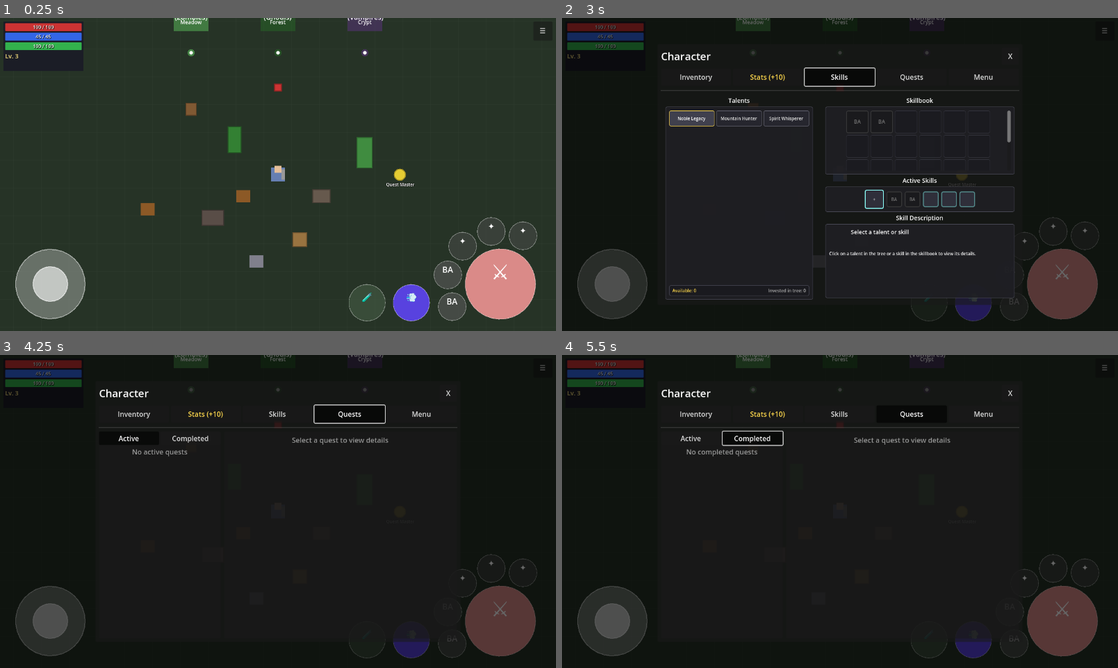
Above: before the commit, frames 1-4 (two rows, left to right).
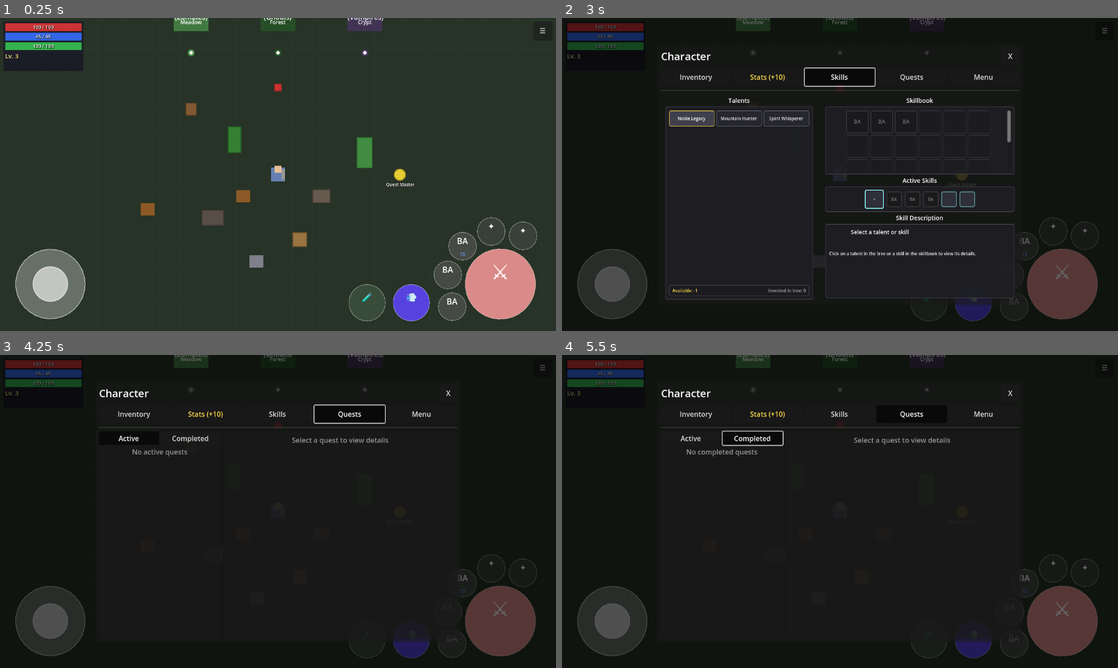
Above: after the commit, the same moments.

Repository: MatousHruska/MobileTestia
Game: Godot game, scene res://scenes/world/test_zone.tscn
Same seed, same stepped clock (60 frames per second), same inputs: the game is played once before the commit and once after it.
Inputs:
- Up to frame 1 (0.25 s): no input
- Up to frame 2 (3 s): click "☰" at 0.5 s; click "Inventory" at 1.25 s; click "Stats (+10)" at 2 s; click "Skills" at 2.75 s
- Up to frame 3 (4.25 s): click "Quests" at 3.5 s
- Up to frame 4 (5.5 s): click "Active" at 4.25 s; click "Completed" at 5 s

The runs differ from the first frame. In frame 1, less than 0.1% of the frame differs, in the area x 82-85%, y 70-76%; in frame 2, 0.2%, in the area x 23-85%, y 32-88%; in frame 3, less than 0.1%; in frame 4, less than 0.1%.

Commit message:
Add Basic Fireball magic projectile system
- Create MagicProjectile class with pass-through, explosion, and debuff support
- Add ExplosionEffect visual for AOE explosions
- Add status_burning effect to status_effects.json
- Add tal_basic_fireball talent with cast_time, explosion_radius, projectile_speed
- Update TalentData with MAGIC_PROJECTILE enum and new fields
- Update VBA SkillDatabase with columns 35-38 for magic projectile fields
- Add magic_projectile to SharedValidation effect_type dropdown
- Implement cast-time mechanic in CombatHUD with direction change during cast

Diff:
--- a/databases/exports/status_effects.json
+++ b/databases/exports/status_effects.json
@@ -12,6 +12,19 @@
       "stackable": false,
       "max_stacks": 1,
       "show_in_hud": true
+    },
+    {
+      "id": "status_burning",
+      "name": "Burning",
+      "type": "debuff_dot",
+      "stat_affected": "health",
+      "value": -5,
+      "duration": 3,
+      "tick_interval": 0.5,
+      "visual_effect": "fire_particles",
+      "stackable": false,
+      "max_stacks": 1,
+      "show_in_hud": true
     }
   ]
 }
--- a/databases/exports/talents.json
+++ b/databases/exports/talents.json
@@ -34,7 +34,11 @@
       "required_weapon_category": "melee",
       "min_charge_time": 0,
       "weak_shot_damage_percent": 0,
-      "weak_shot_range_percent": 0
+      "weak_shot_range_percent": 0,
+      "cast_time": 0,
+      "explosion_radius": 0,
+      "contact_status_effect": "",
+      "projectile_speed": 0
     },
     {
       "id": "tal_basic_shot",
@@ -70,7 +74,51 @@
       "required_weapon_category": "ranged",
       "min_charge_time": 0.5,
       "weak_shot_damage_percent": 30,
-      "weak_shot_range_percent": 30
+      "weak_shot_range_percent": 30,
+      "cast_time": 0,
+      "explosion_radius": 0,
+      "contact_status_effect": "",
+      "projectile_speed": 400
+    },
+    {
+      "id": "tal_basic_fireball",
+      "name": "Basic Fireball",
+      "tree": "",
+      "row": 1,
+      "column": 3,
+      "max_points": 1,
+      "type": "active",
+      "skill_category": "magic",
+      "auto_learn": true,
+      "weapon_damage_percent": 0,
+      "flat_damage_bonus": 0,
+      "damage_type": "fire",
+      "lunge_force": 0,
+      "recovery_time": 0.2,
+      "hit_range": 300,
+      "hit_arc": 0,
+      "prerequisite_ids": "",
+      "mana_cost": 15,
+      "stamina_cost": 0,
+      "cooldown": 0,
+      "base_damage": 25,
+      "damage_per_rank": 5,
+      "effect_type": "magic_projectile",
+      "effect_value": 0,
+      "effect_per_point": 0,
+      "duration": 0,
+      "stat_bonuses": "",
+      "description": "Launch a fireball that explodes at target location. Enemies it passes through are set ablaze.",
+      "rank_descriptions": "Deals 25 fire damage on explosion. Applies Burning to enemies in flight path.",
+      "icon_name": "tal_basic_fireball",
+      "required_weapon_category": "magic",
+      "min_charge_time": 0,
+      "weak_shot_damage_percent": 0,
+      "weak_shot_range_percent": 0,
+      "cast_time": 0.2,
+      "explosion_radius": 60,
+      "contact_status_effect": "status_burning",
+      "projectile_speed": 350
     }
   ]
 }
--- /dev/null
+++ b/scripts/combat/explosion_effect.gd
@@ -0,0 +1,68 @@
+extends Node2D
+class_name ExplosionEffect
+## ExplosionEffect - Visual effect for explosions (expanding ring that fades)
+
+#===============================================================================
+# CONFIGURATION
+#===============================================================================
+
+@export var radius: float = 60.0
+@export var color: Color = Color(1.0, 0.3, 0.0, 1.0)
+@export var duration: float = 0.3
+@export var ring_width: float = 8.0
+
+#===============================================================================
+# STATE
+#===============================================================================
+
+var elapsed_time: float = 0.0
+var current_radius: float = 0.0
+var current_alpha: float = 1.0
+
+
+func _ready() -> void:
+	# Start animation
+	var tween := create_tween()
+	tween.set_parallel(true)
+
+	# Expand radius
+	tween.tween_property(self, "current_radius", radius, duration).set_ease(Tween.EASE_OUT).set_trans(Tween.TRANS_EXPO)
+
+	# Fade out
+	tween.tween_property(self, "current_alpha", 0.0, duration).set_ease(Tween.EASE_IN).set_trans(Tween.TRANS_QUAD)
+
+	# Cleanup
+	tween.chain().tween_callback(queue_free)
+
+
+func _process(_delta: float) -> void:
+	queue_redraw()
+
+
+func _draw() -> void:
+	if current_radius <= 0:
+		return
+
+	var draw_color := color
+	draw_color.a *= current_alpha
+
+	# Draw expanding ring
+	var inner_radius := maxf(0, current_radius - ring_width)
+
+	# Draw filled circle for inner glow
+	var glow_color := draw_color
+	glow_color.a *= 0.3
+	draw_circle(Vector2.ZERO, inner_radius, glow_color)
+
+	# Draw outer ring
+	draw_arc(Vector2.ZERO, current_radius, 0, TAU, 32, draw_color, ring_width)
+
+	# Draw some "sparks" or particles
+	var spark_count := 8
+	for i in range(spark_count):
+		var angle := (TAU / spark_count) * i + elapsed_time * 2
+		var spark_dist := current_radius * 0.8
+		var spark_pos := Vector2(cos(angle), sin(angle)) * spark_dist
+		var spark_color := Color.YELLOW
+		spark_color.a = current_alpha * 0.8
+		draw_circle(spark_pos, 3.0, spark_color)
--- /dev/null
+++ b/scripts/combat/magic_projectile.gd
@@ -0,0 +1,315 @@
+extends Area2D
+class_name MagicProjectile
+## MagicProjectile - A magic projectile that passes through enemies and explodes at destination
+## Used for spells like fireball that apply debuffs on contact and deal AOE damage on explosion
+
+signal hit_target(target: Node2D, projectile: MagicProjectile)
+signal exploded(position: Vector2, projectile: MagicProjectile)
+
+#===============================================================================
+# CONFIGURATION
+#===============================================================================
+
+## Movement
+@export var base_speed: float = 350.0   ## Base travel speed in pixels/sec
+@export var max_range: float = 300.0    ## Exact travel distance before explosion
+
+## Explosion
+@export var explosion_radius: float = 60.0   ## AOE radius on explosion
+@export var explosion_damage: float = 0.0    ## Damage dealt by explosion
+@export var explodes_on_wall: bool = true    ## Explode immediately on wall hit
+
+## Pass-through debuff
+@export var pass_through_enemies: bool = true     ## Pass through enemies instead of stopping
+@export var contact_status_effect: String = ""    ## Status effect to apply on contact (e.g., "status_burning")
+@export var contact_damage: float = 0.0           ## Damage on contact (optional, 0 = none)
+
+## Visual
+@export var projectile_color: Color = Color(1.0, 0.5, 0.1, 1.0)  ## Fireball orange
+@export var explosion_color: Color = Color(1.0, 0.3, 0.0, 1.0)   ## Explosion red-orange
+
+## Damage info (set by spawner)
+var damage_type: String = "fire"
+var source: Node2D = null
+
+#===============================================================================
+# STATE
+#===============================================================================
+
+## Flight state
+var direction: Vector2 = Vector2.RIGHT
+var start_position: Vector2 = Vector2.ZERO
+var travel_distance: float = 0.0
+var current_speed: float = 0.0
+var is_flying: bool = false
+
+## Contact tracking (for pass-through)
+var contacted_targets: Array[Node2D] = []
+
+## Visual components
+var sprite: Sprite2D = null
+var collision_shape: CollisionShape2D = null
+var glow_effect: PointLight2D = null
+
+
+func _ready() -> void:
+	_setup_visuals()
+	_setup_collision()
+
+	body_entered.connect(_on_body_entered)
+	area_entered.connect(_on_area_entered)
+
+
+func _setup_visuals() -> void:
+	## Create fireball sprite placeholder
+	sprite = Sprite2D.new()
+	sprite.name = "Sprite"
+
+	# Create a circular fireball texture
+	var size := 16
+	var fireball_image := Image.create(size, size, false, Image.FORMAT_RGBA8)
+	fireball_image.fill(Color.TRANSPARENT)
+
+	var center := Vector2(size / 2.0, size / 2.0)
+	for x in range(size):
+		for y in range(size):
+			var pos := Vector2(x, y)
+			var dist := pos.distance_to(center)
+			var radius := size / 2.0 - 1
+
+			if dist < radius:
+				# Gradient from center (bright) to edge (darker)
+				var t := dist / radius
+				var color := projectile_color.lerp(Color(1.0, 0.2, 0.0, 0.8), t)
+				# Add some brightness in center
+				if dist < radius * 0.4:
+					color = color.lightened(0.3)
+				fireball_image.set_pixel(x, y, color)
+
+	var texture := ImageTexture.create_from_image(fireball_image)
+	sprite.texture = texture
+	add_child(sprite)
+
+	# Optional: Add glow effect
+	glow_effect = PointLight2D.new()
+	glow_effect.name = "Glow"
+	glow_effect.color = projectile_color
+	glow_effect.energy = 0.5
+	glow_effect.texture_scale = 0.3
+	# Use a simple white texture for glow
+	var glow_image := Image.create(32, 32, false, Image.FORMAT_RGBA8)
+	for x in range(32):
+		for y in range(32):
+			var pos := Vector2(x, y)
+			var dist := pos.distance_to(Vector2(16, 16))
+			var alpha := maxf(0, 1.0 - dist / 16.0)
+			glow_image.set_pixel(x, y, Color(1, 1, 1, alpha))
+	glow_effect.texture = ImageTexture.create_from_image(glow_image)
+	add_child(glow_effect)
+
+
+func _setup_collision() -> void:
+	collision_shape = CollisionShape2D.new()
+	collision_shape.name = "CollisionShape"
+
+	var circle := CircleShape2D.new()
+	circle.radius = 8.0
+	collision_shape.shape = circle
+	add_child(collision_shape)
+
+	collision_layer = 0
+	collision_mask = 0b00000110  # Enemies (layer 2) and obstacles (layer 3)
+
+
+func _physics_process(delta: float) -> void:
+	if not is_flying:
+		return
+
+	# Move projectile (straight line, no arc)
+	var movement := direction * current_speed * delta
+	travel_distance += movement.length()
+	global_position += movement
+
+	# Check if reached max range
+	if travel_distance >= max_range:
+		_explode()
+
+
+#===============================================================================
+# PUBLIC API
+#===============================================================================
+
+func launch(from: Vector2, dir: Vector2, speed_multiplier: float = 1.0) -> void:
+	start_position = from
+	global_position = from
+	direction = dir.normalized()
+	current_speed = base_speed * speed_multiplier
+	travel_distance = 0.0
+	is_flying = true
+
+	Debug.log("Combat", "Magic projectile launched", {
+		"from": from,
+		"direction": direction,
+		"speed": current_speed,
+		"max_range": max_range
+	})
+
+
+func set_explosion_damage(dmg: float) -> void:
+	explosion_damage = dmg
+
+
+func set_contact_effect(status_id: String, dmg: float = 0.0) -> void:
+	contact_status_effect = status_id
+	contact_damage = dmg
+
+
+#===============================================================================
+# COLLISION HANDLING
+#===============================================================================
+
+func _on_body_entered(body: Node2D) -> void:
+	_handle_collision(body)
+
+
+func _on_area_entered(area: Area2D) -> void:
+	var parent := area.get_parent()
+	if parent is Node2D:
+		_handle_collision(parent)
+
+
+func _handle_collision(target: Node2D) -> void:
+	if not is_flying:
+		return
+
+	# Skip already contacted targets
+	if target in contacted_targets:
+		return
+
+	var is_enemy := target.is_in_group("enemies")
+	var is_obstacle := target.is_in_group("obstacles") or target.is_in_group("walls")
+
+	if is_enemy:
+		_contact_enemy(target)
+	elif is_obstacle and explodes_on_wall:
+		_explode()
+
+
+func _contact_enemy(enemy: Node2D) -> void:
+	## Pass through enemy, apply debuff
+	contacted_targets.append(enemy)
+
+	# Apply contact damage if any
+	if contact_damage > 0 and enemy.has_method("take_damage"):
+		enemy.take_damage(contact_damage, source)
+
+	# Apply status effect
+	if not contact_status_effect.is_empty() and enemy.has_method("apply_status_effect"):
+		enemy.apply_status_effect(contact_status_effect, source)
+		Debug.log("Combat", "Applied %s to %s" % [contact_status_effect, enemy.name])
+
+	hit_target.emit(enemy, self)
+
+	# Spawn small hit effect
+	_spawn_contact_effect(enemy.global_position)
+
+	# Continue flying (pass-through)
+
+
+func _explode() -> void:
+	## Explode at current position, dealing AOE damage
+	if not is_flying:
+		return
+
+	is_flying = false
+
+	Debug.log("Combat", "Magic projectile exploded", {
+		"position": global_position,
+		"radius": explosion_radius,
+		"damage": explosion_damage
+	})
+
+	# Deal AOE damage to all enemies in radius
+	_apply_explosion_damage()
+
+	# Spawn explosion visual
+	_spawn_explosion_effect()
+
+	exploded.emit(global_position, self)
+
+	# Destroy projectile
+	_destroy()
+
+
+func _apply_explosion_damage() -> void:
+	## Find all enemies in explosion radius and damage them
+	if explosion_damage <= 0:
+		return
+
+	# Get all bodies in explosion radius using a physics query
+	var space_state := get_world_2d().direct_space_state
+	var query := PhysicsShapeQueryParameters2D.new()
+	var circle := CircleShape2D.new()
+	circle.radius = explosion_radius
+	query.shape = circle
+	query.transform = Transform2D(0, global_position)
+	query.collision_mask = 0b00000010  # Enemies only
+
+	var results := space_state.intersect_shape(query, 32)
+
+	for result in results:
+		var collider = result.get("collider")
+		if collider and collider.is_in_group("enemies"):
+			if collider.has_method("take_damage"):
+				# Calculate damage falloff based on distance (optional)
+				var dist := global_position.distance_to(collider.global_position)
+				var falloff := 1.0 - (dist / explosion_radius) * 0.3  # 30% falloff at edge
+				var final_dmg := explosion_damage * falloff
+
+				collider.take_damage(final_dmg, source)
+				Debug.log("Combat", "Explosion hit %s for %.0f damage" % [collider.name, final_dmg])
+
+
+func _spawn_contact_effect(pos: Vector2) -> void:
+	## Small effect when passing through enemy
+	if get_parent():
+		HitboxVisual.spawn_hit_effect(get_parent(), pos, damage_type)
+
+
+func _spawn_explosion_effect() -> void:
+	## Spawn explosion visual at current position
+	if not get_parent():
+		return
+
+	# Create explosion visual
+	var explosion := ExplosionEffect.new()
+	explosion.radius = explosion_radius
+	explosion.color = explosion_color
+	explosion.global_position = global_position
+	get_parent().add_child(explosion)
+
+
+func _destroy() -> void:
+	is_flying = false
+
+	var tween := create_tween()
+	tween.tween_property(self, "modulate:a", 0.0, 0.1)
+	tween.tween_callback(queue_free)
+
+
+#===============================================================================
+# FACTORY
+#===============================================================================
+
+static func create_fireball() -> MagicProjectile:
+	var fireball := MagicProjectile.new()
+	fireball.name = "Fireball"
+	fireball.base_speed = 350.0
+	fireball.max_range = 300.0
+	fireball.explosion_radius = 60.0
+	fireball.pass_through_enemies = true
+	fireball.explodes_on_wall = true
+	fireball.projectile_color = Color(1.0, 0.5, 0.1, 1.0)
+	fireball.explosion_color = Color(1.0, 0.3, 0.0, 1.0)
+	fireball.damage_type = "fire"
+	return fireball
--- a/scripts/data/talent_data.gd
+++ b/scripts/data/talent_data.gd
@@ -10,7 +10,7 @@
 enum TalentType { PASSIVE, ACTIVE }
 
 ## Effect type for active talents
-enum EffectType { NONE, DAMAGE, HEAL, BUFF, DEBUFF, PROJECTILE, SUMMON, TELEPORT, AOE }
+enum EffectType { NONE, DAMAGE, HEAL, BUFF, DEBUFF, PROJECTILE, MAGIC_PROJECTILE, SUMMON, TELEPORT, AOE }
 
 #===============================================================================
 # IDENTIFICATION
@@ -82,6 +82,12 @@
 @export var min_charge_time: float = 0.5           # Min seconds to charge for full damage
 @export var weak_shot_damage_percent: float = 30.0 # Damage % for quick shot (0 = disabled)
 @export var weak_shot_range_percent: float = 30.0  # Range % for quick shot
+
+## Magic projectile settings
+@export var cast_time: float = 0.0                 # Cast time before firing (magic skills)
+@export var explosion_radius: float = 0.0          # AOE explosion radius (magic projectiles)
+@export var contact_status_effect: String = ""     # Status effect applied on projectile contact
+@export var projectile_speed: float = 0.0          # Projectile travel speed (0 = default)
 
 ## Legacy field (kept for backwards compatibility)
 @export var damage_per_point: float = 0.0
@@ -173,6 +179,12 @@
 	talent.min_charge_time = float(data.get("min_charge_time", 0.5))
 	talent.weak_shot_damage_percent = float(data.get("weak_shot_damage_percent", 30))
 	talent.weak_shot_range_percent = float(data.get("weak_shot_range_percent", 30))
+
+	# Magic projectile settings
+	talent.cast_time = float(data.get("cast_time", 0))
+	talent.explosion_radius = float(data.get("explosion_radius", 0))
+	talent.contact_status_effect = data.get("contact_status_effect", "")
+	talent.projectile_speed = float(data.get("projectile_speed", 0))
 
 	# Legacy fields
 	talent.damage_per_point = float(data.get("damage_per_point", 0))
--- a/scripts/ui/combat/combat_hud.gd
+++ b/scripts/ui/combat/combat_hud.gd
@@ -6,6 +6,7 @@
 ## Preload combat classes (needed until Godot generates .uid files)
 const AimIndicatorClass = preload("res://scripts/combat/aim_indicator.gd")
 const ProjectileClass = preload("res://scripts/combat/projectile.gd")
+const MagicProjectileClass = preload("res://scripts/combat/magic_projectile.gd")
 
 signal attack_pressed
 signal ability_pressed(slot_index: int, ability_id: String)
@@ -32,6 +33,13 @@
 var aiming_talent: TalentData = null
 var aim_start_time: float = 0.0
 
+## Magic casting
+var is_casting: bool = false
+var casting_slot_index: int = -1
+var casting_talent: TalentData = null
+var cast_start_time: float = 0.0
+var cast_direction: Vector2 = Vector2.DOWN
+
 ## Charge constants (min_charge_time is now database-driven per talent)
 const MAX_CHARGE_TIME: float = 2.0      ## Maximum charge time for full range
 const BASE_RANGE: float = 150.0         ## Range at minimum charge
@@ -68,6 +76,10 @@
 	# Update aim indicator during aiming
 	if is_aiming and aim_indicator and player:
 		_update_aiming()
+
+	# Update magic casting
+	if is_casting and casting_talent and player:
+		_update_casting()
 
 
 func _connect_talent_manager() -> void:
@@ -325,6 +337,11 @@
 		Debug.log("Combat", "Not enough stamina for %s" % talent.talent_name)
 		return
 
+	# Check if this is a magic projectile with cast time
+	if talent.effect_type == TalentData.EffectType.MAGIC_PROJECTILE and talent.cast_time > 0:
+		_start_casting(slot_index, talent)
+		return
+
 	# Consume resources
 	if talent.mana_cost > 0:
 		PlayerStats.use_mana(talent.mana_cost)
@@ -547,6 +564,118 @@
 
 	if aim_indicator:
 		aim_indicator.deactivate()
+
+
+#===============================================================================
+# MAGIC CASTING
+#===============================================================================
+
+func _start_casting(slot_index: int, talent: TalentData) -> void:
+	## Start casting a magic projectile spell
+	if not player:
+		return
+
+	# Consume resources immediately
+	if talent.mana_cost > 0:
+		PlayerStats.use_mana(talent.mana_cost)
+	if talent.stamina_cost > 0:
+		PlayerStats.use_stamina(talent.stamina_cost)
+
+	# Set up casting state
+	is_casting = true
+	casting_slot_index = slot_index
+	casting_talent = talent
+	cast_start_time = Time.get_ticks_msec() / 1000.0
+	cast_direction = _get_player_facing_vector()
+
+	# Lock player during cast (optional, for short cast times this feels smoother without)
+	# player.apply_recovery_lockout(talent.cast_time)
+
+	Debug.log("Combat", "Started casting %s" % talent.talent_name, {
+		"cast_time": talent.cast_time,
+		"direction": cast_direction
+	})
+
+
+func _update_casting() -> void:
+	## Update casting state - check completion and update direction
+	if not is_casting or not casting_talent:
+		return
+
+	# Update cast direction based on player input
+	if player.input_direction.length_squared() > 0.01:
+		cast_direction = player.input_direction.normalized()
+	else:
+		cast_direction = _get_player_facing_vector()
+
+	# Check if cast time has completed
+	var current_time := Time.get_ticks_msec() / 1000.0
+	var elapsed := current_time - cast_start_time
+
+	if elapsed >= casting_talent.cast_time:
+		# Cast complete, fire the magic projectile
+		_fire_magic_projectile(casting_talent, cast_direction)
+
+		# Start cooldown
+		if casting_talent.cooldown > 0 and casting_slot_index >= 0 and casting_slot_index < ability_slots.size():
+			ability_slots[casting_slot_index].start_cooldown(casting_talent.cooldown)
+
+		# End casting
+		_end_casting()
+
+
+func _fire_magic_projectile(talent: TalentData, direction: Vector2) -> void:
+	## Fire a magic projectile (fireball etc)
+	if not player:
+		return
+
+	# Calculate damage
+	var invested := TalentManager.get_invested_points(talent.id)
+	var damage_result := DamageCalculator.calculate_final_damage(talent, invested)
+
+	# Create magic projectile
+	var projectile: Area2D = MagicProjectileClass.new()
+	projectile.name = talent.talent_name.replace(" ", "")
+
+	# Set projectile properties from talent
+	projectile.base_speed = talent.projectile_speed if talent.projectile_speed > 0 else 350.0
+	projectile.max_range = talent.hit_range
+	projectile.explosion_radius = talent.explosion_radius
+	projectile.set_explosion_damage(damage_result.final_damage)
+	projectile.damage_type = _get_damage_type_string(talent.damage_type_id)
+	projectile.source = player
+
+	# Set contact status effect
+	if not talent.contact_status_effect.is_empty():
+		projectile.set_contact_effect(talent.contact_status_effect, 0.0)
+
+	# Add to world
+	if player.get_parent():
+		player.get_parent().add_child(projectile)
+
+	# Launch projectile
+	var spawn_pos := player.global_position
+	projectile.launch(spawn_pos, direction)
+
+	# Apply recovery lockout after firing
+	if talent.recovery_time > 0:
+		player.apply_recovery_lockout(talent.recovery_time)
+
+	Debug.log("Combat", "Fired magic projectile: %s" % talent.talent_name, {
+		"direction": direction,
+		"range": talent.hit_range,
+		"explosion_radius": talent.explosion_radius,
+		"damage": int(damage_result.final_damage),
+		"crit": damage_result.is_critical,
+		"status_effect": talent.contact_status_effect
+	})
+
+
+func _end_casting() -> void:
+	## Clean up after casting completes
+	is_casting = false
+	casting_slot_index = -1
+	casting_talent = null
 
 
 func _apply_skill_mechanics(talent: TalentData) -> void:
Not shown, changed: databases/vba/SharedValidation.bas
Not shown, changed: databases/vba/SkillDatabase.bas
